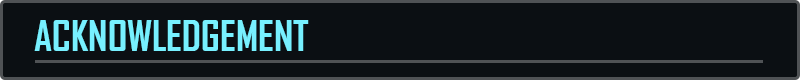
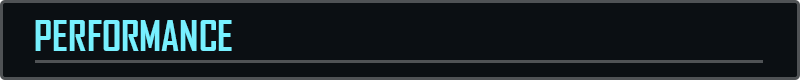
Revision of a layered 800x80 image; what changed, layer by layer:
added layer "PERFORMANCE" above "ACKNOWLEDGEMENT" over (x1=35, y1=20, x2=232, y2=51)
hid "ACKNOWLEDGEMENT" over (x1=34, y1=20, x2=309, y2=51)
